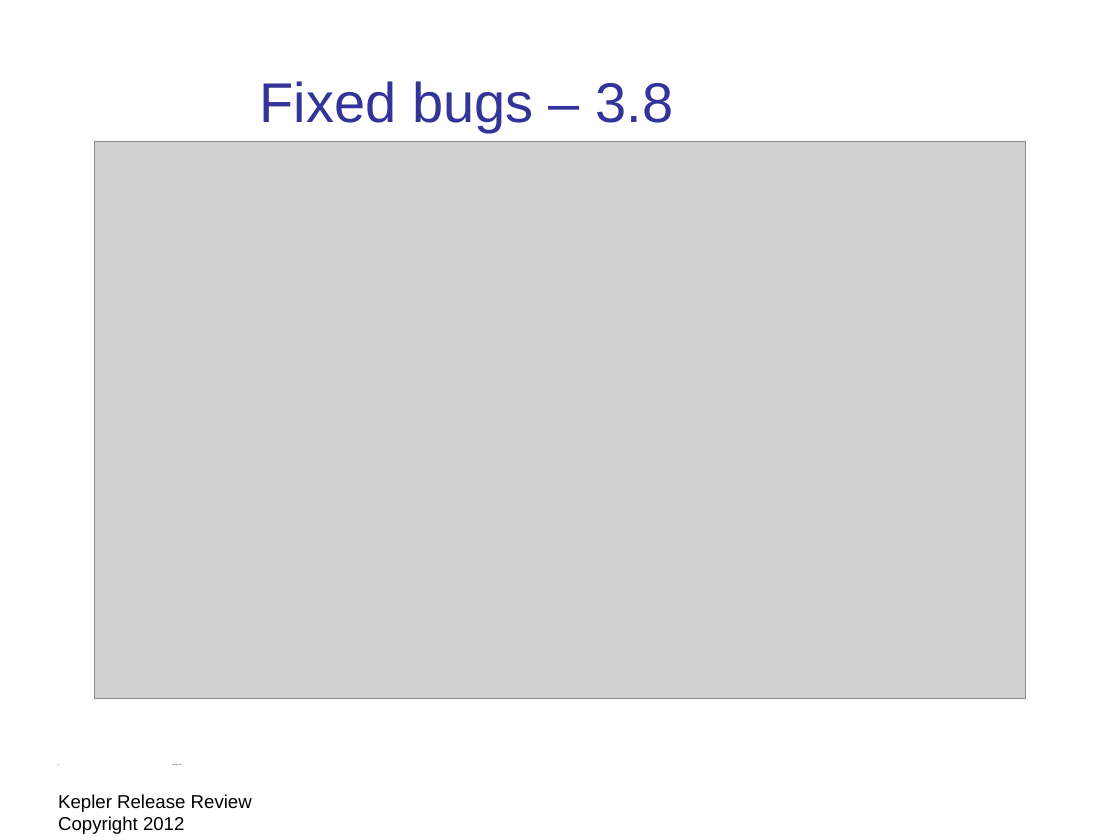
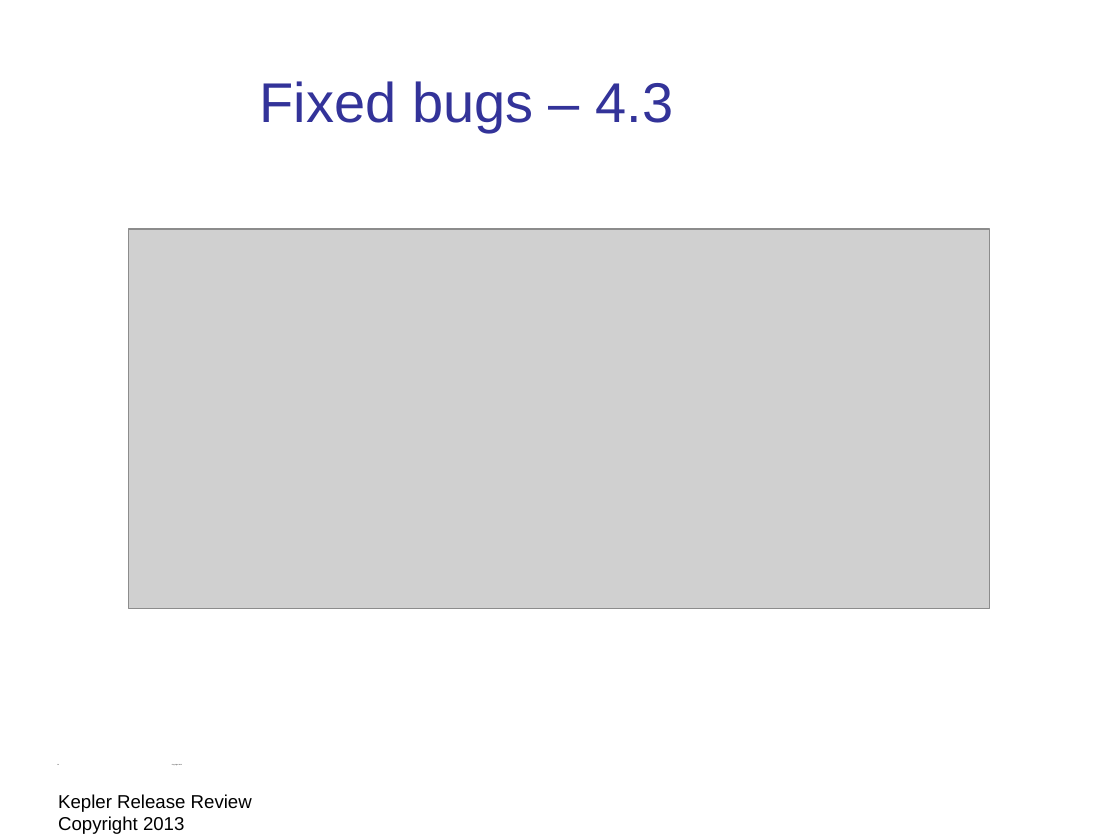
Before and after one commit to eclipse-platform/www.eclipse.org-eclipse-news, a slide deck: slide 19 of presentation/Kepler-release-review/eclipse-kepler-release-review.odp (slide 20 before the commit). Drawn at 1120x840 pixels with LibreOffice and Linux fonts; fonts in the diff are those of the drawing; grey boxes stand for pictures; background and template pictures are left out. Boxes give left, top, right and bottom in pixels: in the first picture for what was removed or moved away, otherwise in the second. Text is boxed around its words. In the diff, an @@ line names an element or a change of style, - is before the commit and + after.

Commit message:
Draft Kepler release review

```diff
--- a/presentation/Kepler-release-review/eclipse-kepler-release-review.odp
+++ b/presentation/Kepler-release-review/eclipse-kepler-release-review.odp
@@ title at (260, 81, 674, 132): text changed @@
-Fixed bugs – 3.8
+Fixed bugs – 4.3
@@ picture: place and size @@
-picture at (94, 141, 1025, 699)
+picture at (129, 230, 990, 609)
@@ text at (58, 794, 252, 834): text changed @@
-Kepler Release Review Copyright 2012
+Kepler Release Review Copyright 2013
```
Also in this commit, not shown: 24 other slides changed, 1 slide added, 3 slides removed, 2 other files.
